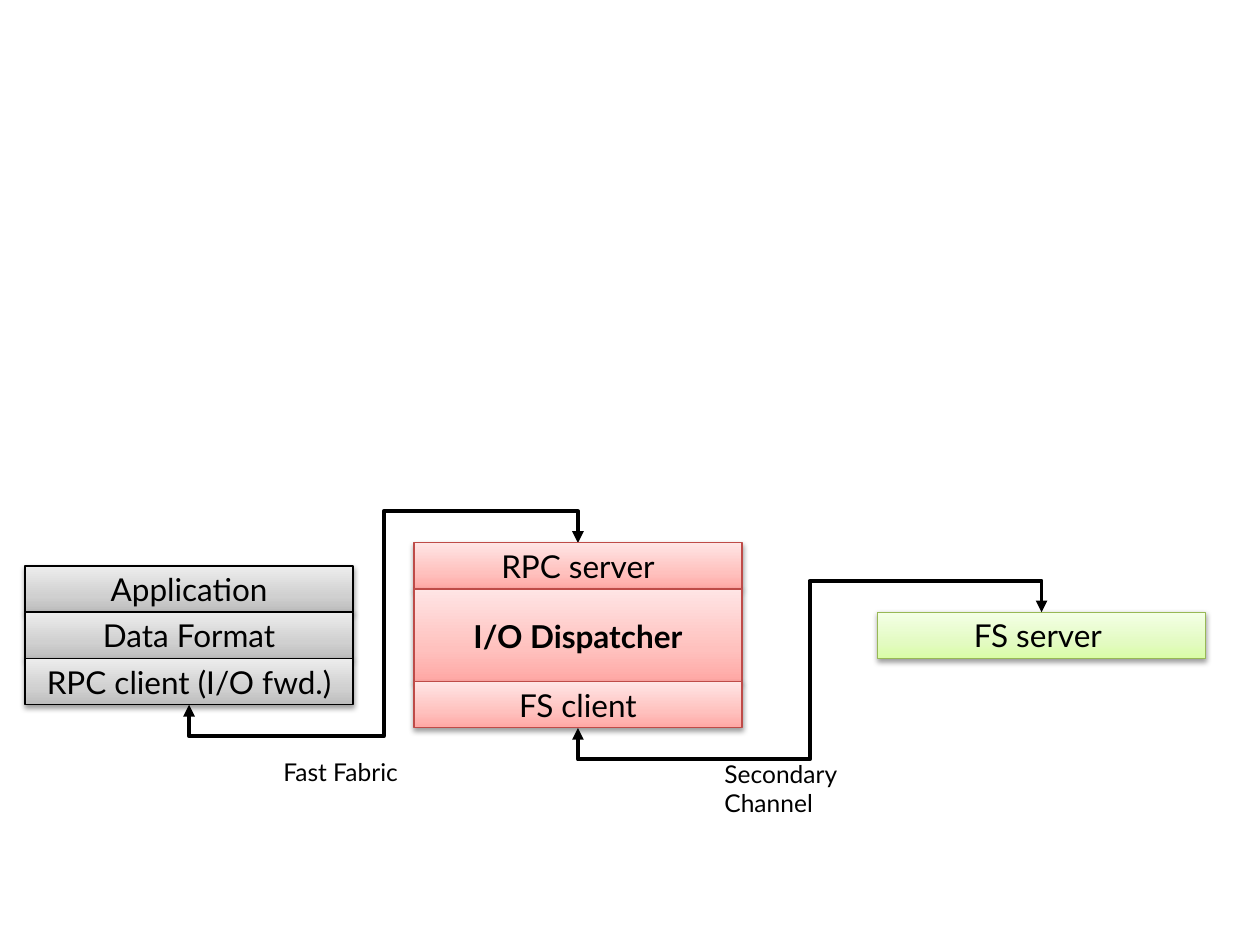
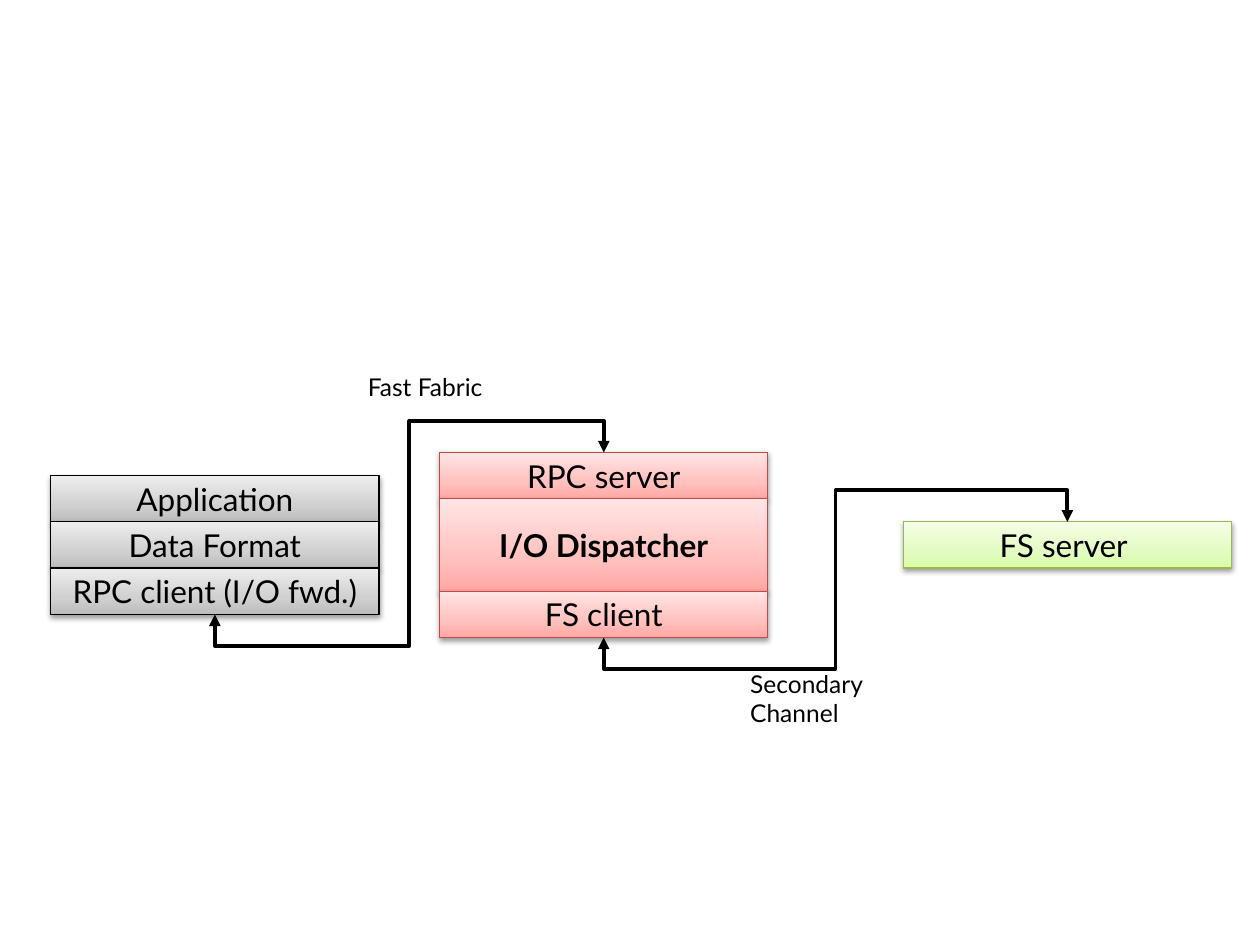
Before and after one commit to ivotron/ivotron.github.io, a slide deck: slide 10 of images/diagrams/2013-10-22-exascale.pptx. Drawn at 1260x945 pixels with LibreOffice and Linux fonts; fonts in the diff are those of the drawing. Boxes give left, top, right and bottom in pixels: in the first picture for what was removed or moved away, otherwise in the second. Text is boxed around its words. In the diff, an @@ line names an element or a change of style, - is before the commit and + after.

```diff
--- a/images/diagrams/2013-10-22-exascale.pptx
+++ b/images/diagrams/2013-10-22-exascale.pptx
@@ text "Fast Fabric": place and size @@
-text "Fast Fabric" at <box>283,763,398,782</box>
+text "Fast Fabric" at <box>368,378,483,397</box>
@@ 7 rectangles, 2 elbow double arrows, 1 text: place and size @@
-7 rectangles, 2 elbow double arrows, 1 text at <box>25,512,1206,813</box>
+7 rectangles, 2 elbow double arrows, 1 text at <box>50,421,1231,723</box>
```
Also in this commit, not shown: 1 other slide changed, 3 slides added, 2 slides removed, 8 other files.
